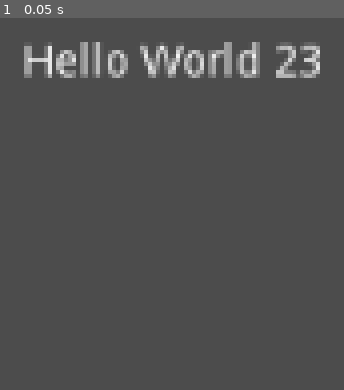
Above: before the commit, frame 1.
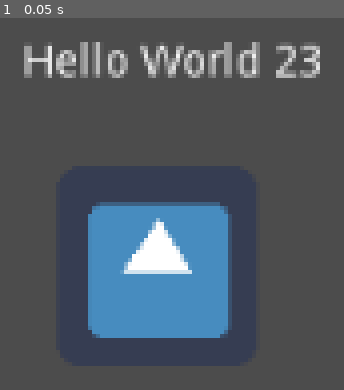
Above: after the commit, the same moment.

Repository: AntonioDell/pip-melville-website
Game: Godot game, scene res://Main.tscn
Two runs of this game, one before a commit and one after it. Both use one fixed random seed, a clock stepped at 60 frames per second and the inputs below. The engine's default icon, where the game draws it, is replaced by a stand-in: a white triangle on a blue panel in a dark square.
Inputs:
- Up to frame 1 (0.05 s): no input

The runs differ from the first frame. In frame 1, 15% of the frame differs, in the area x 25-68%, y 49-87%.

Commit message:
feat: Add sprite

Diff:
--- a/Main.tscn
+++ b/Main.tscn
@@ -1,4 +1,6 @@
-[gd_scene format=2]
+[gd_scene load_steps=2 format=2]
+
+[ext_resource path="res://icon.png" type="Texture" id=1]
 
 [node name="Main" type="Node"]
 
@@ -12,3 +14,7 @@
 margin_right = 84.0
 margin_bottom = 9.0
 text = "Hello World 23"
+
+[node name="Sprite" type="Sprite" parent="."]
+position = Vector2( 515, 363 )
+texture = ExtResource( 1 )
